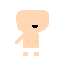
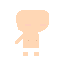
Two versions of the same layered image (64x64). Layer-by-layer changes:
painted on "Layer 3" over [32, 25, 38, 28]
